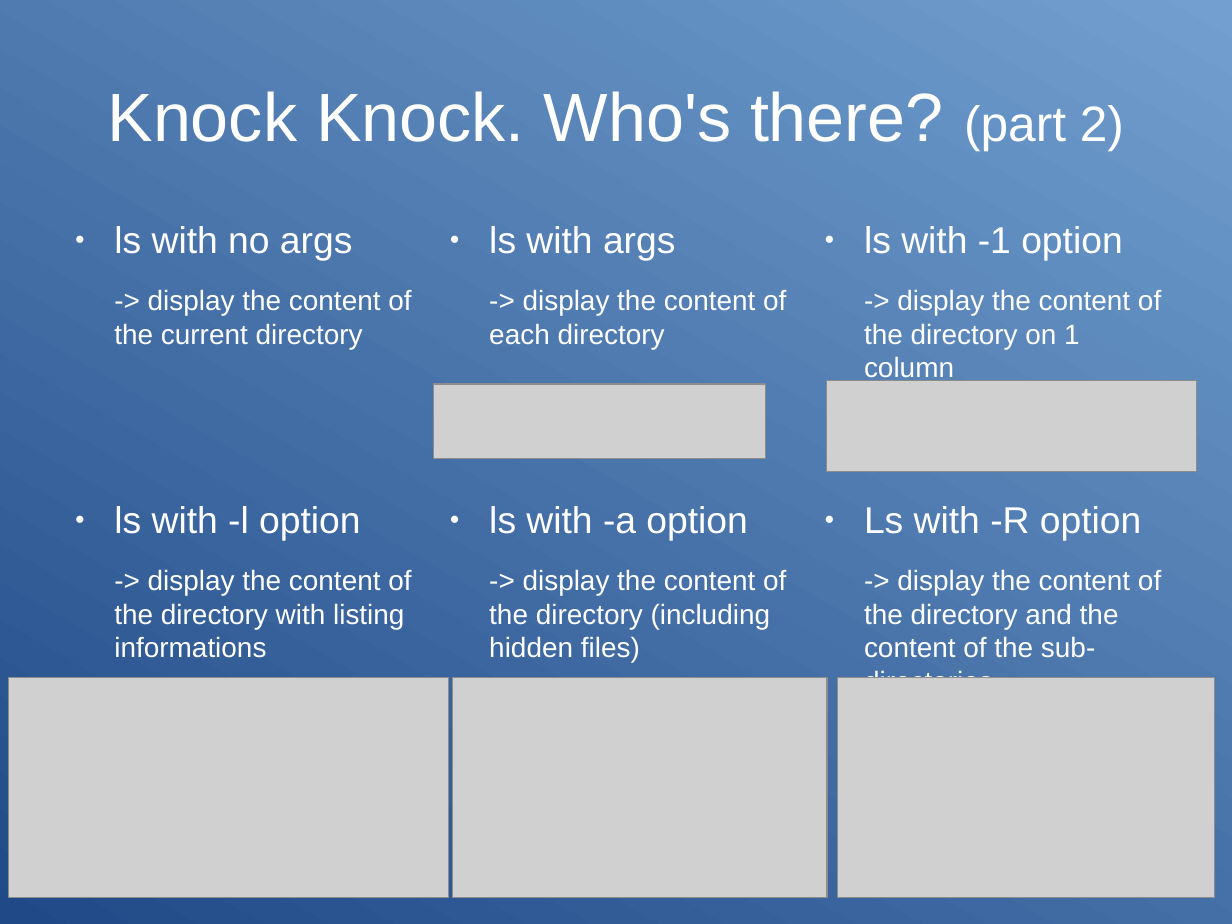
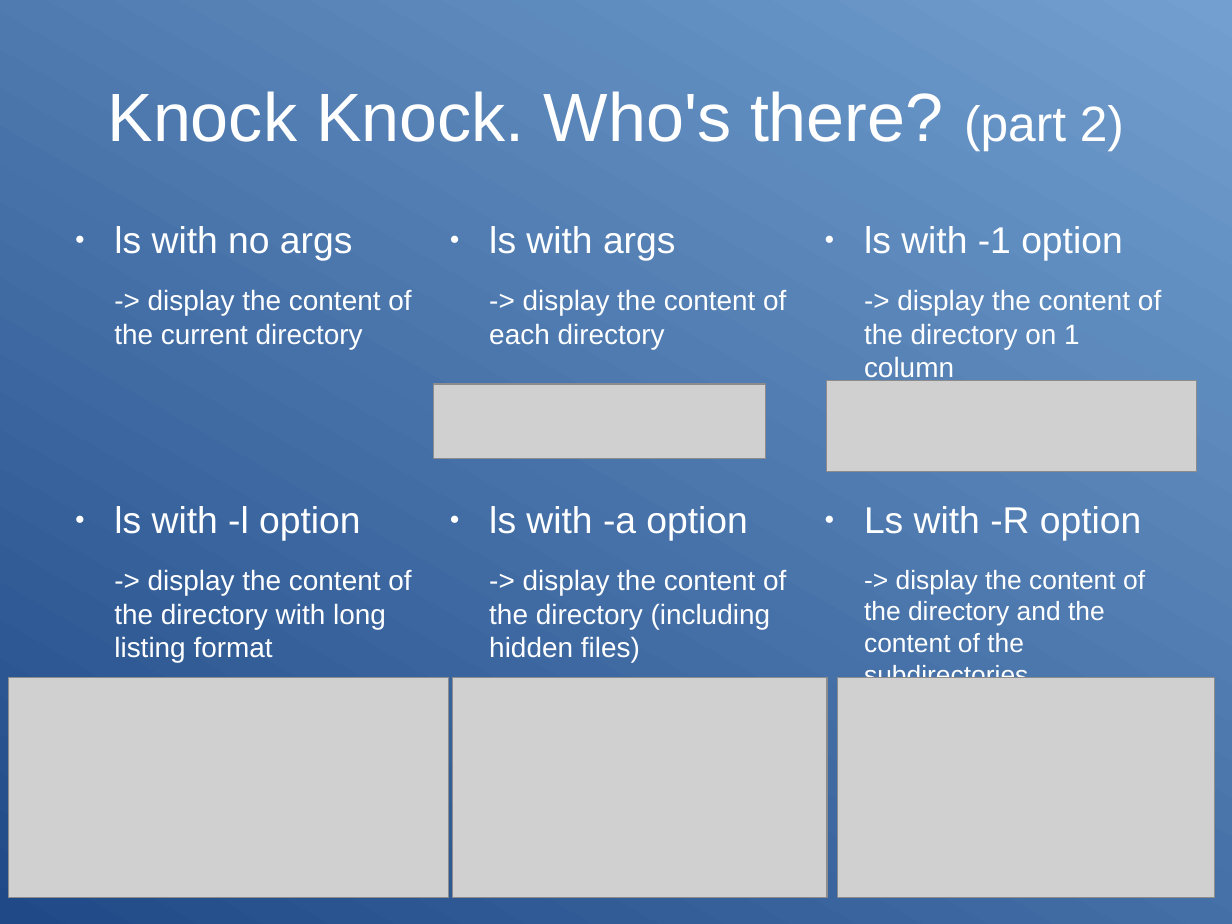
Before and after one commit to Clibre/An-introduction-to-bash, a slide deck: slide 12 of presentation.odp. Drawn at 1232x924 pixels with LibreOffice and Linux fonts; fonts in the diff are those of the drawing; grey boxes stand for pictures. Boxes give left, top, right and bottom in pixels: in the first picture for what was removed or moved away, otherwise in the second. Text is boxed around its words. In the diff, an @@ line names an element or a change of style, - is before the commit and + after.

```diff
--- a/presentation.odp
+++ b/presentation.odp
@@ text at (x1=114, y1=569, x2=411, y2=663): text changed @@
--> display the content of the directory with listing informations
+-> display the content of the directory with long listing format
@@ text at (x1=864, y1=570, x2=1145, y2=678): text changed; size 18 to 17 pt @@
--> display the content of the directory and the content of the sub-directories
+-> display the content of the directory and the content of the subdirectories
```
Also in this commit, not shown: 2 other slides changed.
